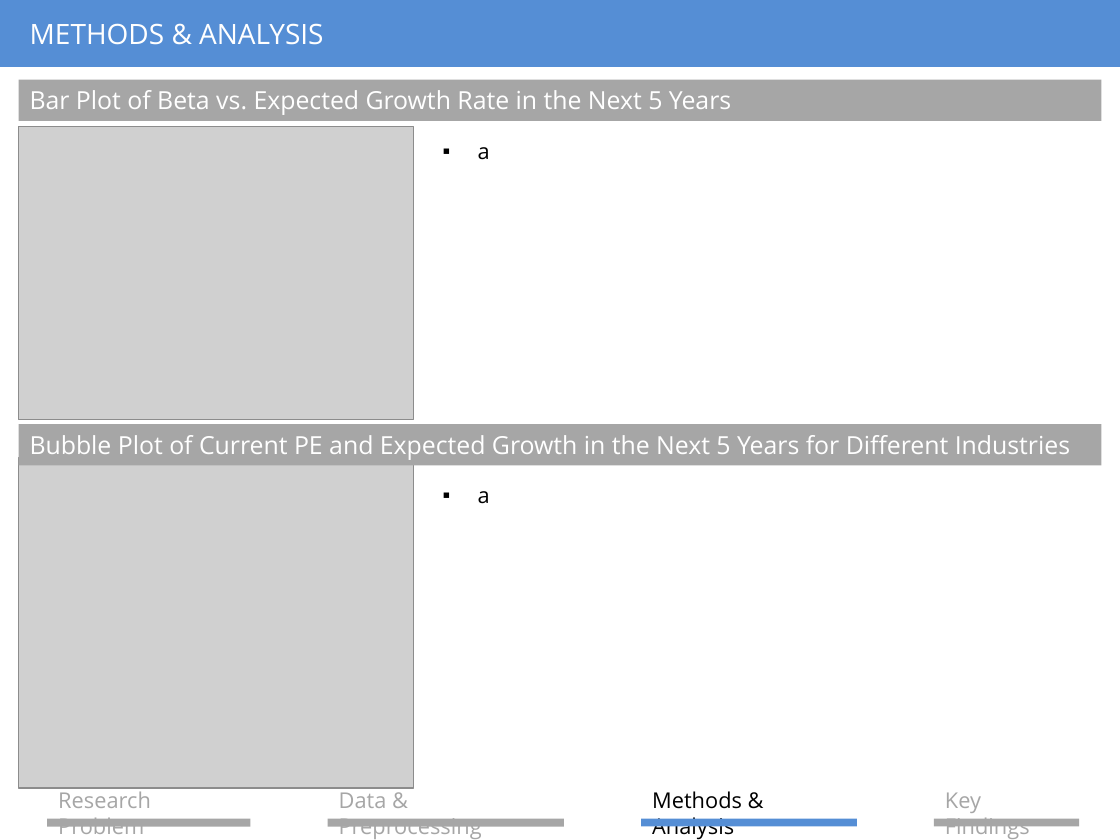
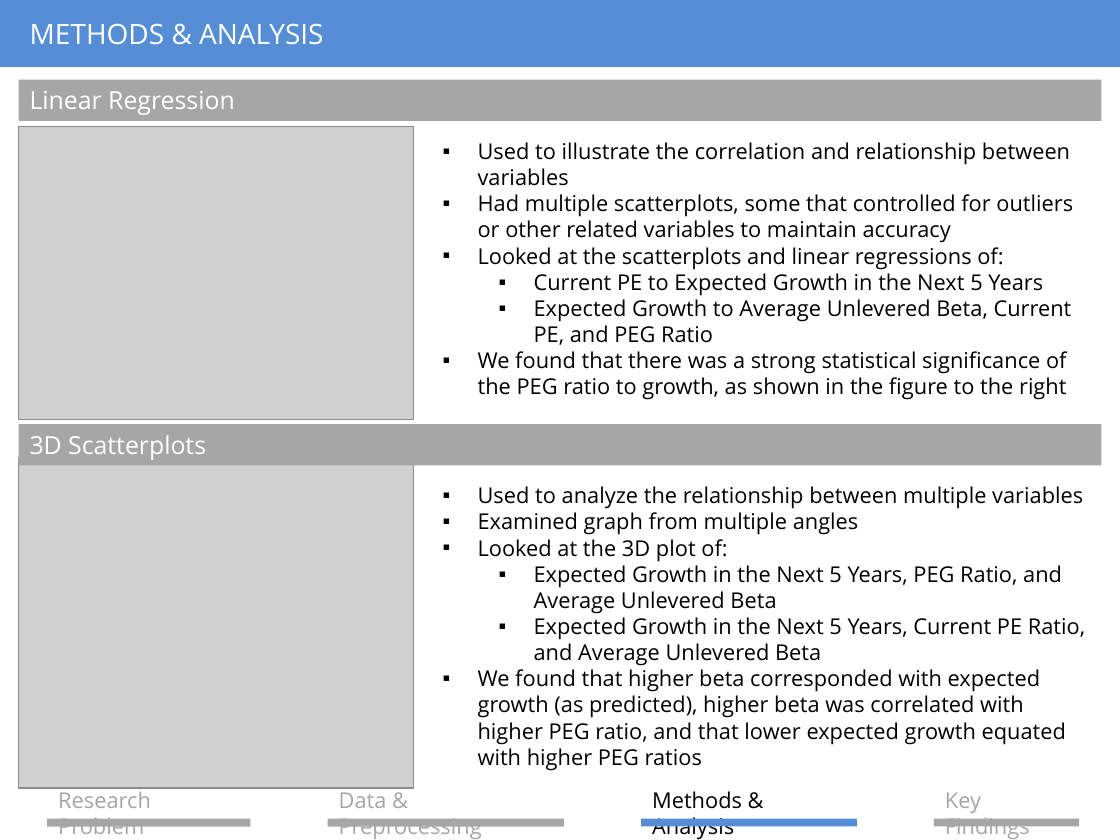
Before and after one commit to elleismatic/stat133-final, a slide deck: slide 5 of report/extra_credit_presentation.pptx. Drawn at 1120x840 pixels with LibreOffice and Linux fonts; fonts in the diff are those of the drawing; grey boxes stand for pictures. Boxes give left, top, right and bottom in pixels: in the first picture for what was removed or moved away, otherwise in the second. Text is boxed around its words. In the diff, an @@ line names an element or a change of style, - is before the commit and + after.

```diff
--- a/report/extra_credit_presentation.pptx
+++ b/report/extra_credit_presentation.pptx
@@ text in rectangle at [30,91,235,115]: text changed @@
-Bar Plot of Beta vs. Expected Growth Rate in the Next 5 Years
+Linear Regression
@@ text at [478,142,1073,400]: text changed @@
-▪ a
+▪ Used to illustrate the correlation and relationship between variables
+▪ Had multiple scatterplots, some that controlled for outliers or other related variables to maintain accuracy
+▪ Looked at the scatterplots and linear regressions of:
+  ▪ Current PE to Expected Growth in the Next 5 Years
+  ▪ Expected Growth to Average Unlevered Beta, Current PE, and PEG Ratio
+▪ We found that there was a strong statistical significance of the PEG ratio to growth, as shown in the figure to the right
@@ text in rectangle at [30,435,206,460]: text changed @@
-Bubble Plot of Current PE and Expected Growth in the Next 5 Years for Different Industries
+3D Scatterplots
@@ text at [478,486,1085,771]: text changed @@
-▪ a
+▪ Used to analyze the relationship between multiple variables
+▪ Examined graph from multiple angles
+▪ Looked at the 3D plot of:
+  ▪ Expected Growth in the Next 5 Years, PEG Ratio, and Average Unlevered Beta
+  ▪ Expected Growth in the Next 5 Years, Current PE Ratio, and Average Unlevered Beta
+▪ We found that higher beta corresponded with expected growth (as predicted), higher beta was correlated with higher PEG ratio, and that lower expected growth equated with higher PEG ratios
```
Also in this commit, not shown: 2 other slides changed, 1 other file.
